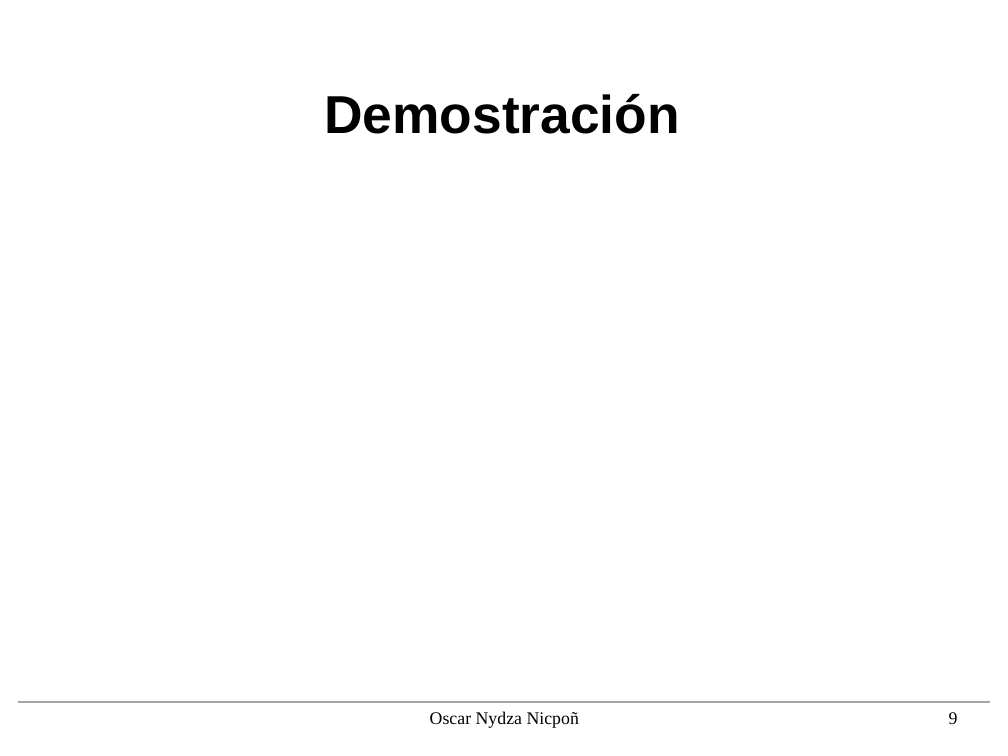
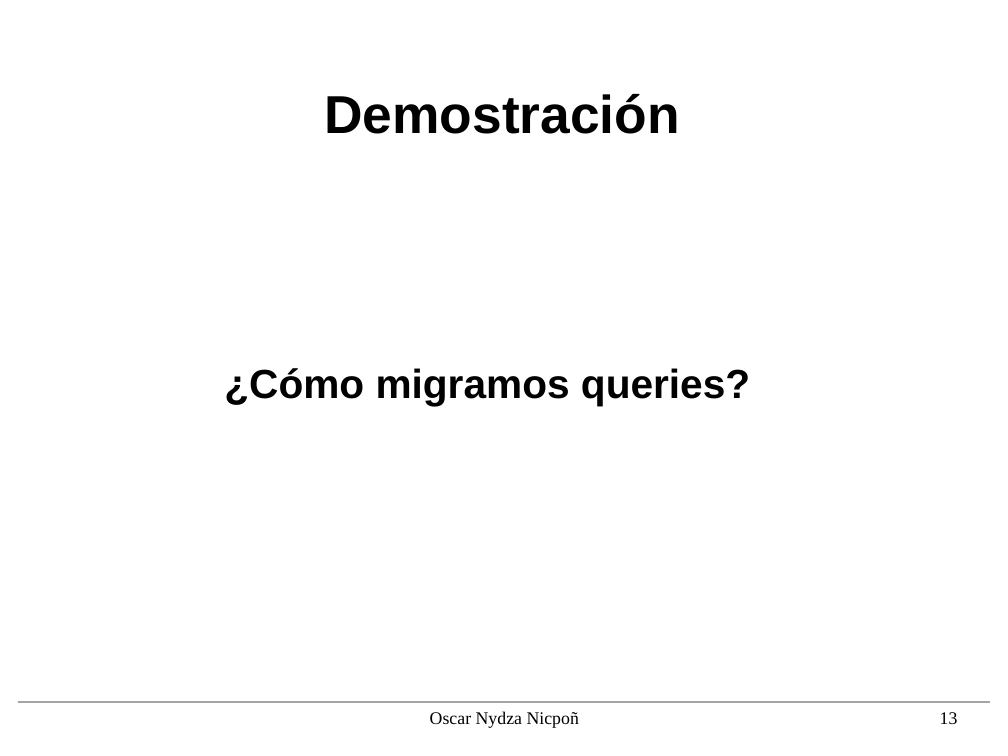
Before and after one commit to nipsn/Spark-TFG, a slide deck: slide 13 of presentacion/diapos.odp (slide 9 before the commit). Drawn at 1008x756 pixels with LibreOffice and Linux fonts; fonts in the diff are those of the drawing; background and template pictures are left out. Boxes give left, top, right and bottom in pixels: in the first picture for what was removed or moved away, otherwise in the second. Text is boxed around its words. In the diff, an @@ line names an element or a change of style, - is before the commit and + after.

```diff
--- a/presentacion/diapos.odp
+++ b/presentacion/diapos.odp
@@ title added at bbox=[224, 368, 750, 406], 32 pt, text #000000, bold @@
+¿Cómo migramos queries?
@@ page number at bbox=[940, 712, 958, 724]: text changed @@
-9
+13
```
Also in this commit, not shown: 7 other slides changed, 8 slides added, 2 other files.
